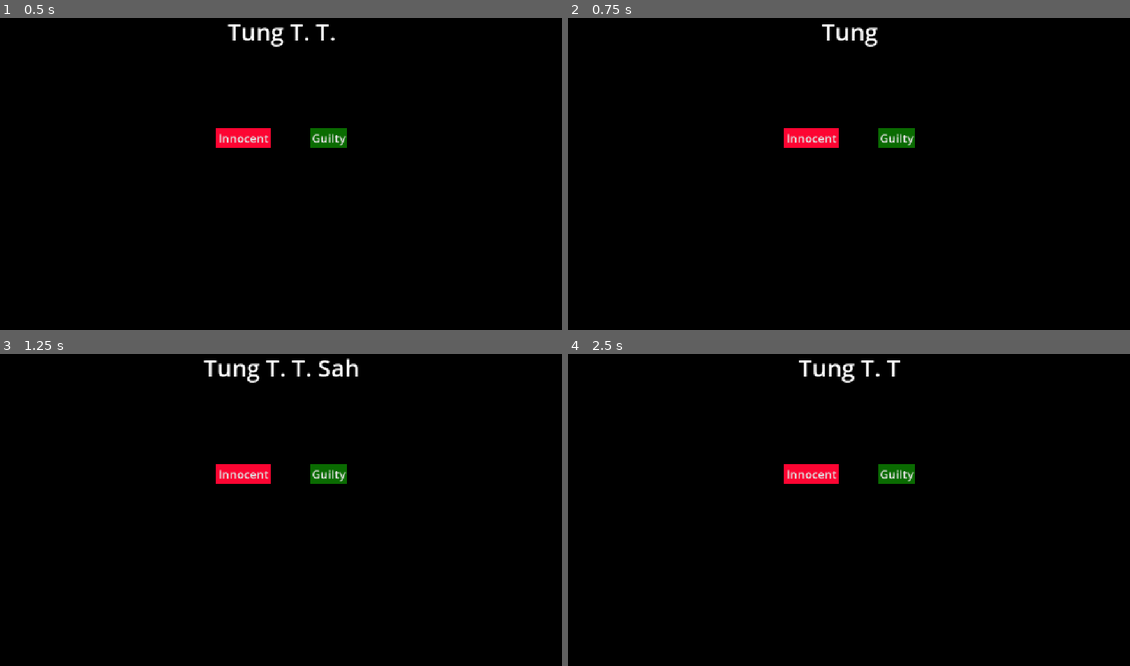
Above: before the commit, frames 1-4 (two rows, left to right).
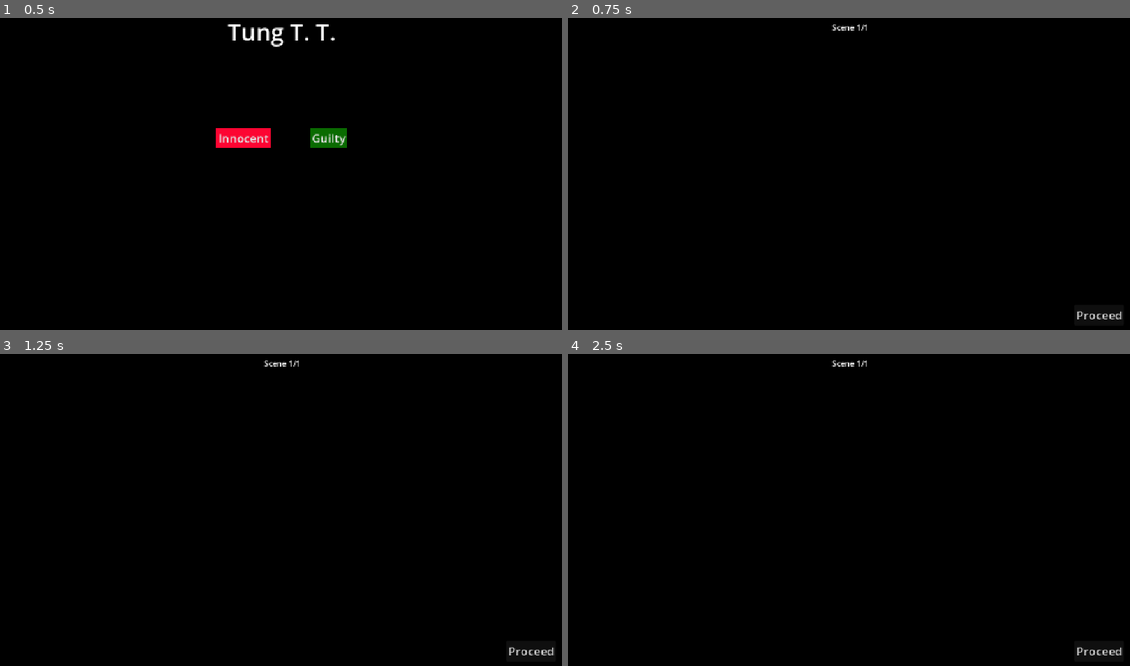
Above: after the commit, the same moments.

Repository: Logabe/crux
Game: Godot game, scene res://scenes/test.tscn
Two runs of this game, one before a commit and one after it. Both use one fixed random seed, a clock stepped at 60 frames per second and the inputs below.
Inputs:
- Up to frame 1 (0.5 s): no input
- Up to frame 2 (0.75 s): click "Innocent" at 0.5 s
- Up to frame 3 (1.25 s): no input
- Up to frame 4 (2.5 s): click "Innocent" (after the commit: "Proceed") at 1.25 s; click "Guilty" at 2 s

Frame 1 is identical in both runs. In frame 2, 1.5% of the frame differs, in the area x 38-99%, y 2-97%; in frame 3, 1.8%, in the area x 36-99%, y 1-97%; in frame 4, 1.6%.

Commit message:
New scene structure!

Diff:
--- a/cutscene.gd
+++ b/cutscene.gd
@@ -5,6 +5,8 @@
 
 # Called when the node enters the scene tree for the first time.
 func _ready() -> void:
+	b1.pressed.connect(Globals.go_to_next)
+	b2.pressed.connect(Globals.go_to_next)
 	$Label.visible_characters = 0
 	var tween = create_tween()
 	tween.tween_property($Label, "visible_characters", len($Label.text), len($Label.text) * 0.05)
--- /dev/null
+++ b/globals.gd
@@ -0,0 +1,18 @@
+extends Node
+
+var i = 0 # Internal counter
+
+# Add the evidence scenes to this and they'll show up in game
+var evidence_scenes = ["evidence1.tscn"]
+
+func scene_number():
+	return floor(i/2)
+
+func scene_display_number():
+	return scene_number() + 1
+
+func go_to_next():
+	print("hi")
+	i = (1 + i) % (len(evidence_scenes) * 2)
+	var path = "test.tscn" if i % 2 == 0 else evidence_scenes[scene_number()]
+	get_tree().change_scene_to_file("scenes/" + path)
--- a/mechanics/pause_menu.tscn
+++ b/mechanics/pause_menu.tscn
@@ -33,6 +33,18 @@
 "update": 0,
 "values": [Color(1, 1, 1, 0)]
 }
+tracks/2/type = "value"
+tracks/2/imported = false
+tracks/2/enabled = true
+tracks/2/path = NodePath(".:visible")
+tracks/2/interp = 1
+tracks/2/loop_wrap = true
+tracks/2/keys = {
+"times": PackedFloat32Array(0),
+"transitions": PackedFloat32Array(1),
+"update": 1,
+"values": [false]
+}
 
 [sub_resource type="Animation" id="Animation_7l7mv"]
 resource_name = "blur"
@@ -61,6 +73,18 @@
 "update": 0,
 "values": [Color(1, 1, 1, 0), Color(1, 1, 1, 1)]
 }
+tracks/2/type = "value"
+tracks/2/imported = false
+tracks/2/enabled = true
+tracks/2/path = NodePath(".:visible")
+tracks/2/interp = 1
+tracks/2/loop_wrap = true
+tracks/2/keys = {
+"times": PackedFloat32Array(0),
+"transitions": PackedFloat32Array(1),
+"update": 1,
+"values": [true]
+}
 
 [sub_resource type="AnimationLibrary" id="AnimationLibrary_v4r4p"]
 _data = {
@@ -70,6 +94,7 @@
 
 [node name="PauseMenu" type="Control" unique_id=250443325]
 process_mode = 3
+visible = false
 layout_mode = 3
 anchors_preset = 15
 anchor_right = 1.0
--- a/pause_menu.gd
+++ b/pause_menu.gd
@@ -6,6 +6,7 @@
 func _ready():
 	process_mode = Node.PROCESS_MODE_ALWAYS
 	$AnimationPlayer.play("RESET")
+	visible = false
 
 func resume():
 	get_tree().paused = false
--- a/project.godot
+++ b/project.godot
@@ -12,8 +12,12 @@
 
 config/name="crux"
 run/main_scene="uid://couxqmkb0x80k"
-config/features=PackedStringArray("4.6", "GL Compatibility")
+config/features=PackedStringArray("4.7", "GL Compatibility")
 config/icon="res://icon.svg"
+
+[autoload]
+
+Globals="*uid://c55vc67hk1kw1"
 
 [display]
 
--- /dev/null
+++ b/scenes/base.tscn
@@ -0,0 +1,41 @@
+[gd_scene format=3 uid="uid://3bhalebryt54"]
+
+[ext_resource type="Theme" uid="uid://c2gw58mhw0uys" path="res://theme.tres" id="1_225fb"]
+[ext_resource type="Script" uid="uid://c3621jx8lavok" path="res://scenes/evidence_scene.gd" id="1_p1iy4"]
+
+[node name="Evidence" type="Control" unique_id=1873289180]
+layout_mode = 3
+anchors_preset = 0
+offset_right = 1152.0
+offset_bottom = 648.0
+script = ExtResource("1_p1iy4")
+
+[node name="Label" type="Label" parent="." unique_id=381657814]
+layout_mode = 1
+anchors_preset = -1
+anchor_left = 0.5
+anchor_right = 0.5
+offset_left = -20.0
+offset_top = 13.0
+offset_right = 20.0
+offset_bottom = 36.0
+grow_horizontal = 2
+horizontal_alignment = 1
+
+[node name="Button" type="Button" parent="." unique_id=337494502]
+layout_mode = 1
+anchors_preset = 3
+anchor_left = 1.0
+anchor_top = 1.0
+anchor_right = 1.0
+anchor_bottom = 1.0
+offset_left = -118.0
+offset_top = -57.0
+offset_right = -16.0
+offset_bottom = -15.0
+grow_horizontal = 0
+grow_vertical = 0
+theme = ExtResource("1_225fb")
+text = "Proceed"
+
+[connection signal="pressed" from="Button" to="." method="next"]
--- /dev/null
+++ b/scenes/evidence1.tscn
@@ -0,0 +1,5 @@
+[gd_scene format=3 uid="uid://ct2fwrs1ywpiv"]
+
+[ext_resource type="PackedScene" uid="uid://3bhalebryt54" path="res://scenes/base.tscn" id="1_eeicb"]
+
+[node name="Evidence" unique_id=1873289180 instance=ExtResource("1_eeicb")]
--- /dev/null
+++ b/scenes/evidence_scene.gd
@@ -0,0 +1,7 @@
+extends Control
+
+func _ready() -> void:
+	$Label.text = "Scene " + str(Globals.scene_display_number()) + "/" + str(len(Globals.evidence_scenes))
+
+func next():
+	Globals.go_to_next()
--- a/scenes/test.tscn
+++ b/scenes/test.tscn
@@ -17,7 +17,7 @@
 b2 = NodePath("HBoxContainer/Button2")
 
 [node name="Label" type="Label" parent="." unique_id=493925166]
-custom_minimum_size = Vector2(0, 165.755)
+custom_minimum_size = Vector2(1152, 165.755)
 layout_mode = 2
 text = "Tung T. T. Sahur is accused of the murder of Barack Obama."
 label_settings = SubResource("LabelSettings_65f5o")
Not shown, added: globals.gd.uid
Not shown, added: scenes/evidence_scene.gd.uid
